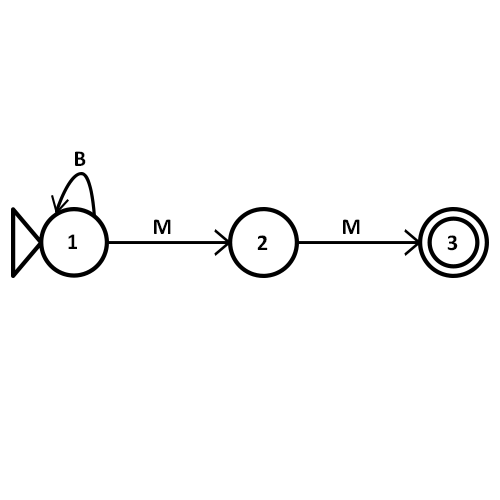
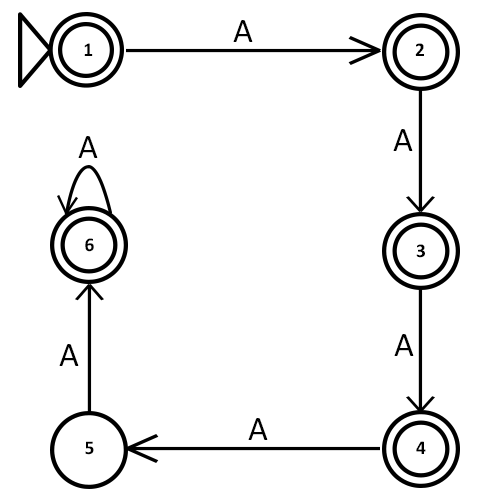
Layer changes from the first w=500, h=500 image to the second:
hid group "auto8" (14 layers) over [13,151,487,276]
moved "loop arrow copy 7" into group "auto8" over [51,173,95,215]
moved "Shape 2 copy 34" into group "auto8" over [297,229,420,256]
moved "Shape 2 copy 33" into group "auto8" over [107,229,230,256]
painted on "Ellipse 1 copy 30" (1st of 3, in "auto8") over [422,217,478,271]
painted on "Ellipse 1 copy 30" (3rd of 3, in "auto8") over [43,245,103,267]
showed group "auto4" (27 layers) over [20,14,458,487]
painted on "Shape 2 copy 11" (5th of 9, in "auto4" › "loop arrow copy 4") over [57,195,93,224]
painted on "Shape 1" (5th of 9, in "auto4" › "loop arrow copy 4") over [66,166,122,223]
painted on "Ellipse 1 copy 20" over [52,208,134,282]
painted on "Ellipse 1 copy 19" over [355,392,458,486]
painted on "Ellipse 1 copy 18" over [355,15,458,115]
painted on "Ellipse 1 copy 16" over [355,214,458,288]
painted on "Ellipse 1 copy 21" over [60,24,124,88]
painted on "Ellipse 1 copy 17" over [52,393,134,487]
painted on "Shape 2 copy 25" over [393,88,435,221]
painted on "Shape 2 copy 24" over [394,286,435,412]
painted on "Shape 2 copy 23" over [75,283,104,412]
painted on "Shape 2 copy 22" over [126,418,380,463]
painted on "Shape 2" over [126,36,381,65]
painted on "4" (2nd of 4, in "auto4") over [382,418,426,454]
painted on "2" (5th of 8, in "auto4") over [382,43,424,89]
painted on "1" (8th of 16, in "auto4") over [84,43,106,88]
painted on "Ellipse 1 copy 15" over [20,14,132,88]
…and 9 more changes (9 painted, 6 renamed)
